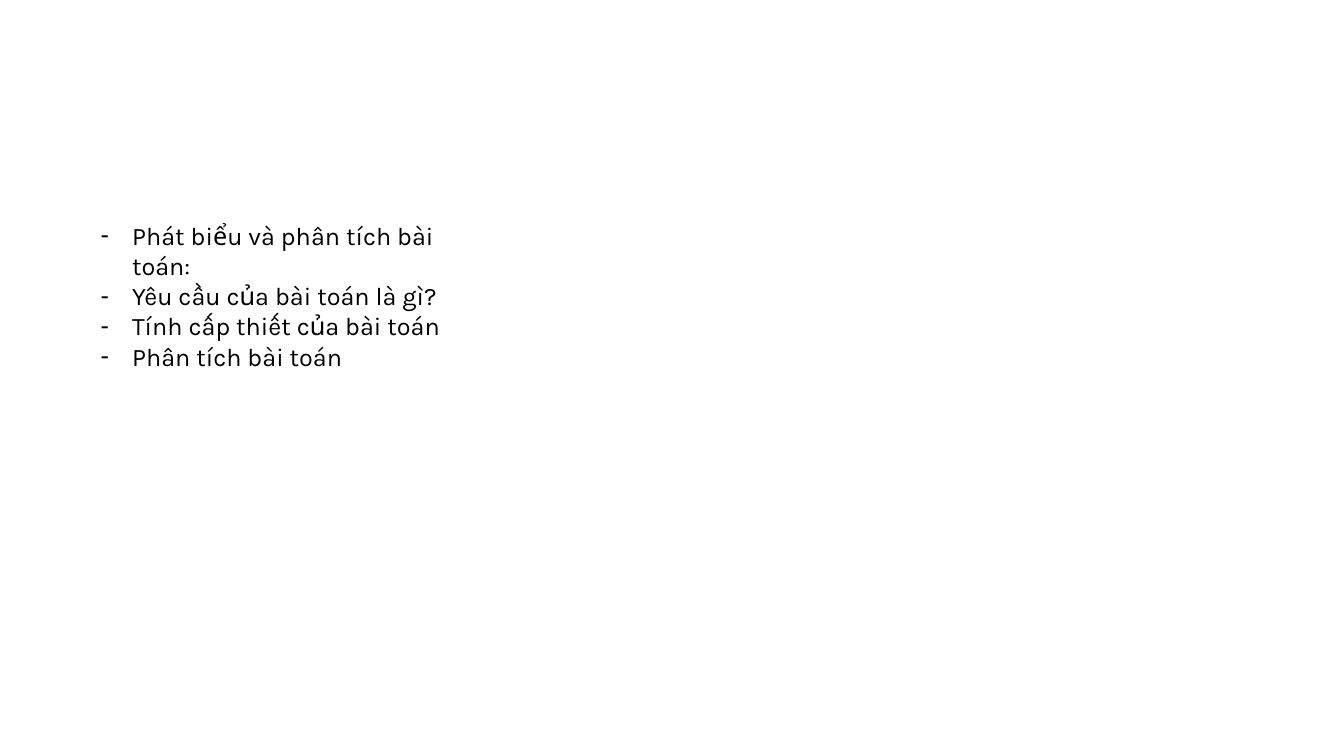
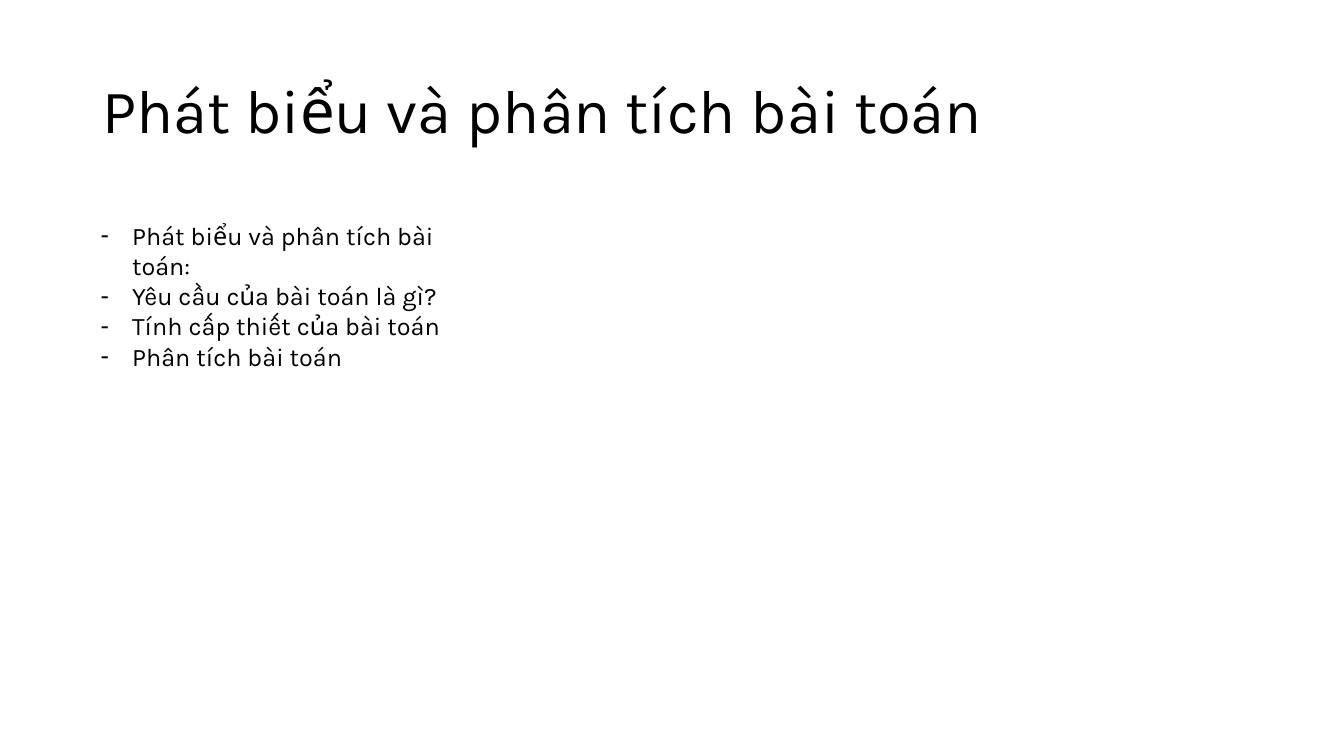
Before and after one commit to ngovanuc/Vietnamese_History_Chatbot, a slide deck: slide 7 of documents/slide bao cao.pptx. Drawn at 1344x756 pixels with LibreOffice and Linux fonts; fonts in the diff are those of the drawing. Boxes give left, top, right and bottom in pixels: in the first picture for what was removed or moved away, otherwise in the second. Text is boxed around its words. In the diff, an @@ line names an element or a change of style, - is before the commit and + after.

```diff
--- a/documents/slide bao cao.pptx
+++ b/documents/slide bao cao.pptx
@@ title added at [102,85,982,148], 44 pt, text #000000 @@
+Phát biểu và phân tích bài toán
```
Also in this commit, not shown: 11 other slides changed, 9 slides added, 8 slides removed.
